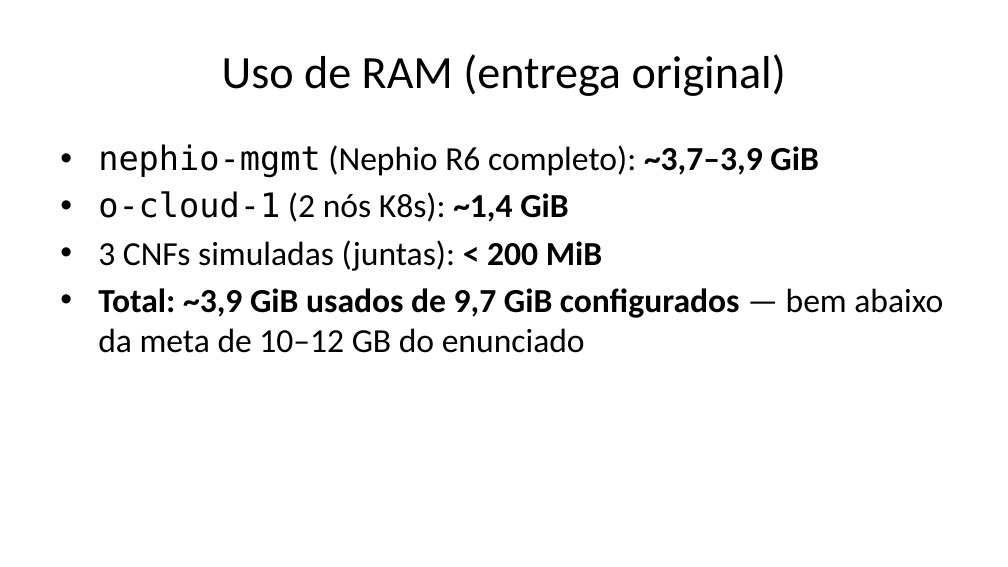
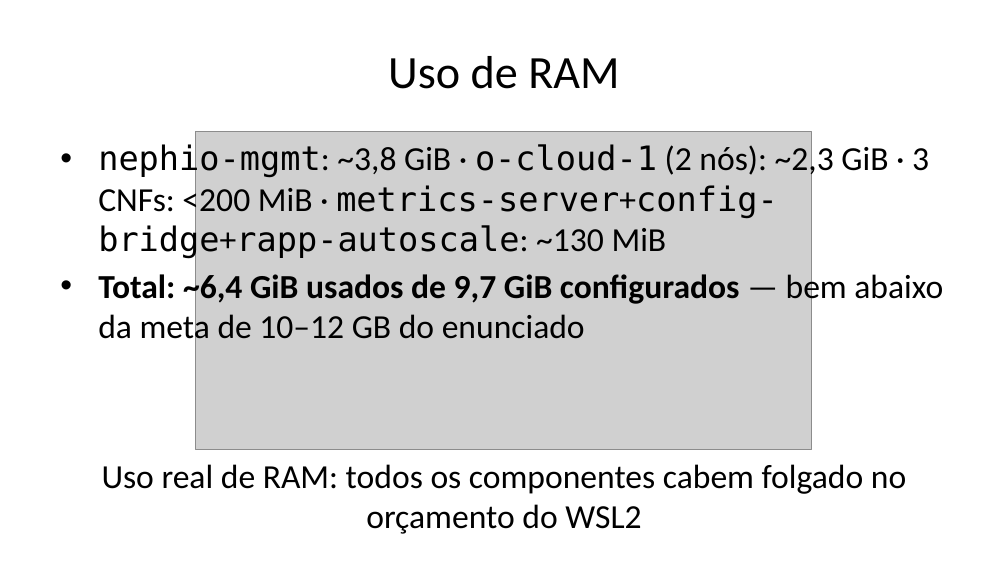
Before and after one commit to DiegoAbreuSWB/OpenRANCESARSMO, a slide deck: slide 24 of presentation/Parte2-Apresentacao-SMO-Nephio.pptx (slide 19 before the commit). Drawn at 1008x567 pixels with LibreOffice and Linux fonts; fonts in the diff are those of the drawing; grey boxes stand for pictures. Boxes give left, top, right and bottom in pixels: in the first picture for what was removed or moved away, otherwise in the second. Text is boxed around its words. In the diff, an @@ line names an element or a change of style, - is before the commit and + after.

Commit message:
feat: unifica os 10 experimentos como narrativa única + fecha prioridades pendentes
Relatório e apresentação da Parte 2 reescritos para apresentar as 4 peças que antes
eram "melhorias pós-entrega" (metrics-server, RootSync contínuo, config-bridge,
rapp-autoscale) como parte integral do design desde o início - arquitetura de 3
camadas (infraestrutura/entrega/operação), 10 experimentos numerados em sequência,
sem framing de "adicionado depois".

- report/part2-report.md e report/part2-report-print.html: reescritos, 17 seções
  unificadas (era 15 + um anexo "Seção 16"), nova Seção 11 "Non-RT RIC -
  rapp-autoscale" e Seção 15 "o que fica de fora" no fluxo principal.
- presentation/part2-slides-deck.md: 26 slides (era 29 com framing de "melhoria"),
  cada experimento 1-10 com o mesmo tratamento narrativo.
- dashboard/index.html e local.html: MEL-07..10 -> EXP-07..10, remove linguagem de
  "melhoria pós-entrega" e "reverificação pendente" (resolvida, ver abaixo).

Prioridades do docs/team-comparison.md fechadas nesta sessão:
- scripts/validate-lab.sh: 10 -> 15 checagens (3 CNFs reais, metrics-server,
  RootSync, config-bridge, rapp-autoscale). Rodado de verdade contra o cluster:
  15/15 PASS (achado e corrigido um bug real no proprio check novo, que contava
  config-bridge/rapp-autoscale junto com as 3 CNFs).
- Reverificacao final do rApp CONCLUIDA: ambiente estabilizou, rodei o ciclo
  completo (scripts/14-rapp-load-test.sh) e confirmei via kubectl que
  spec.replicas=2 permanece estavel - o RootSync nao reverte mais, confirmando
  que a correcao (remover "replicas" do pacote) resolveu o conflito de
  autoridade GitOps x controle imperativo de verdade, nao so em teoria.
- dashboard/server.py: mesmo bug de contagem corrigido (cnfs_total contava
  config-bridge/rapp-autoscale); testado ao vivo contra o cluster real.
- Terminal shots (rapp-decision, validate-lab) regeradas com os resultados reais
  desta verificacao final.
- PDF e PPTX da Parte 2 reconstruidos com todo o conteudo acima.

Nenhuma evidencia inventada: os 20 arquivos alterados refletem execucao real
contra o o-cloud-1 nesta sessao (reprovisionado do zero apos instabilidade de
ambiente), nao edicao de texto sem verificacao.

```diff
--- a/presentation/Parte2-Apresentacao-SMO-Nephio.pptx
+++ b/presentation/Parte2-Apresentacao-SMO-Nephio.pptx
@@ title at (388, 56, 619, 89): text changed @@
-Uso de RAM (entrega original)
+Uso de RAM
@@ text at (98, 143, 943, 347): text changed @@
-• nephio-mgmt (Nephio R6 completo): ~3,7–3,9 GiB
-• o-cloud-1 (2 nós K8s): ~1,4 GiB
-• 3 CNFs simuladas (juntas): < 200 MiB
-• Total: ~3,9 GiB usados de 9,7 GiB configurados — bem abaixo da meta de 10–12 GB do enunciado
+• nephio-mgmt: ~3,8 GiB · o-cloud-1 (2 nós): ~2,3 GiB · 3 CNFs: <200 MiB · metrics-server+config-bridge+rapp-autoscale: ~130 MiB
+• Total: ~6,4 GiB usados de 9,7 GiB configurados — bem abaixo da meta de 10–12 GB do enunciado
@@ picture added at (196, 132, 811, 450) @@
@@ text added at (102, 464, 906, 534), 24 pt, text #000000 @@
+Uso real de RAM: todos os componentes cabem folgado no orçamento do WSL2
```
Also in this commit, not shown: 18 other slides changed, 3 slides removed, 19 other files.
